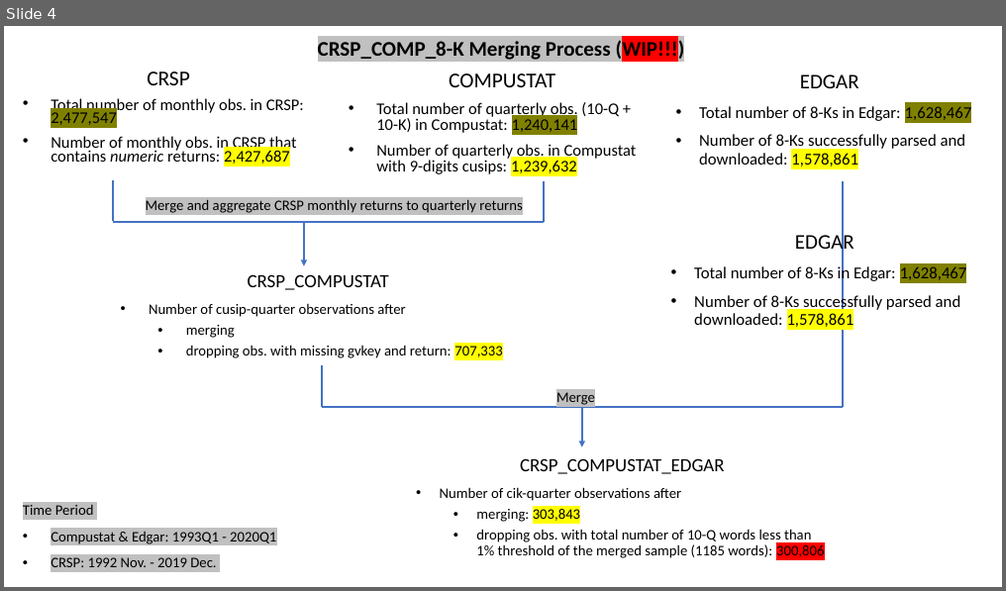
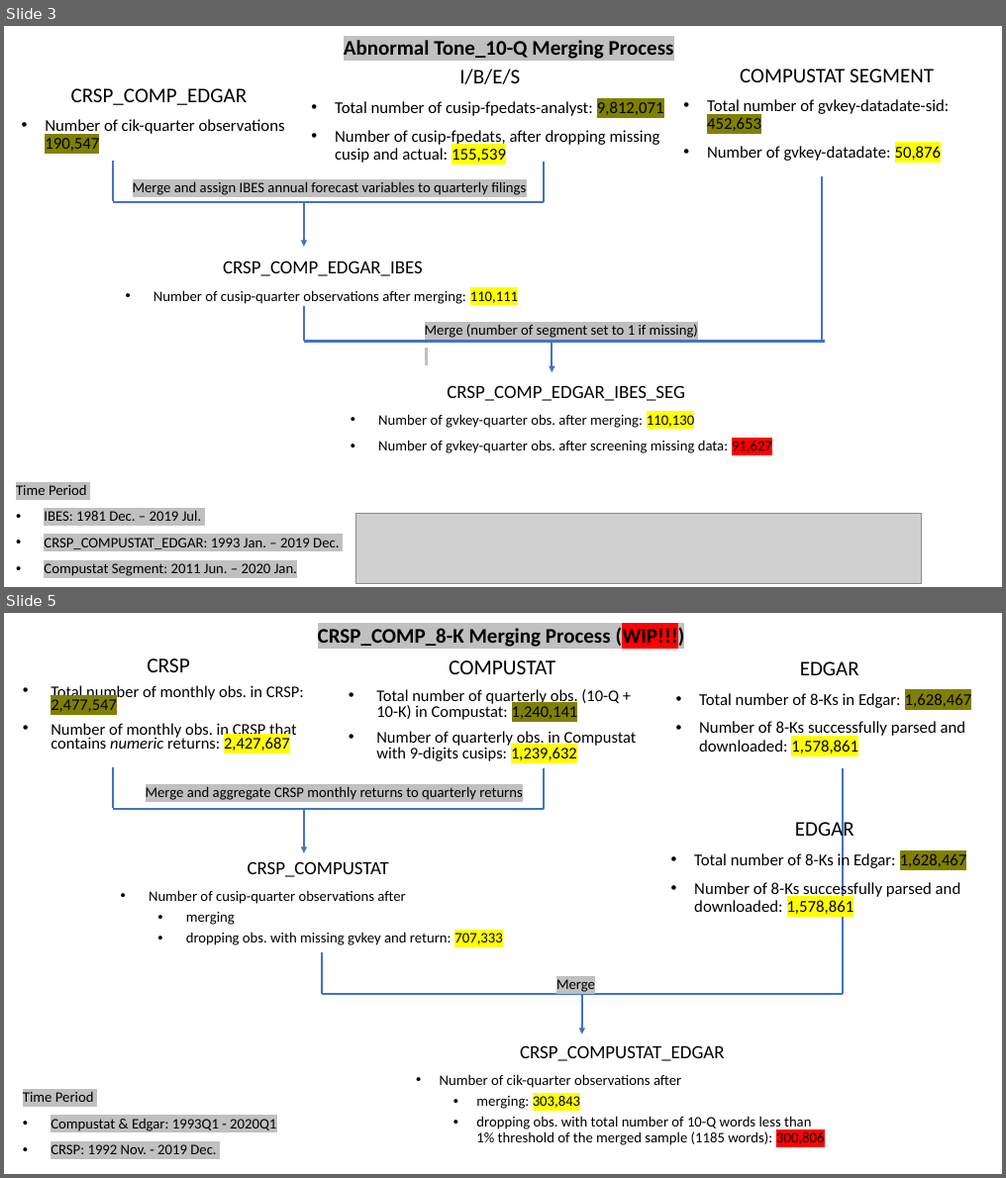
Before and after one commit to fengzhi22/narrative_conservatism, a slide deck: output/Figures.pptx. Shown one above the other, each under a label of ours: slide 4 before the commit, slides 3 and 5 after it; the slides between them are not shown. The pictures are 1006x591 and 1006x1178 pixels, drawn with LibreOffice and Linux fonts; fonts in the diff are those of the drawing; grey boxes stand for pictures. Boxes give left, top, right and bottom in pixels: in the first picture for what was removed or moved away, otherwise in the second. Text is boxed around its words. In the diff, an @@ line names an element or a change of style, - is before the commit and + after.

```diff
--- a/output/Figures.pptx
+++ b/output/Figures.pptx
@@ slide 3 added at (4,26,1002,587), background #FFFFFF @@
@@ text added at (344,40,674,62), 20 pt, text #000000, bold @@
+Abnormal Tone_10-Q Merging Process
@@ text added at (335,69,664,163), 16 pt, text #000000 @@
+I/B/E/S
+• Total number of cusip-fpedats-analyst: 9,812,071
+• Number of cusip-fpedats, after dropping missing cusip and actual: 155,539
@@ text added at (707,69,948,162), 16 pt, text #000000 @@
+COMPUSTAT SEGMENT
+• Total number of gvkey-datadate-sid: 452,653
+• Number of gvkey-datadate: 50,876
@@ text added at (45,88,285,151), 16 pt, text #000000 @@
+CRSP_COMP_EDGAR
+• Number of cik-quarter observations 190,547
@@ text added at (133,181,526,195), 14 pt, text #000000 @@
+Merge and assign IBES annual forecast variables to quarterly filings
@@ group added at (113,161,544,247): 3 lines, 1 arrow @@
@@ text added at (153,261,518,304), 14 pt, text #000000 @@
+CRSP_COMP_EDGAR_IBES
+• Number of cusip-quarter observations after merging: 110,111
@@ text added at (425,324,698,338), 14 pt, text #000000 @@
+Merge (number of segment set to 1 if missing)
@@ group added at (304,177,826,372): 3 lines, 1 arrow @@
@@ text added at (378,385,772,454), 14 pt, text #000000 @@
+CRSP_COMP_EDGAR_IBES_SEG
+• Number of gvkey-quarter obs. after merging: 110,130
+• Number of gvkey-quarter obs. after screening missing data: 91,627
@@ text added at (16,485,339,576), 14 pt, text #000000 @@
+Time Period
+• IBES: 1981 Dec. – 2019 Jul.
+• CRSP_COMPUSTAT_EDGAR: 1993 Jan. – 2019 Dec.
+• Compustat Segment: 2011 Jun. – 2020 Jan.
@@ picture added at (355,513,921,583) @@
@@ what was slide 4 is now slide 5 @@
```
Also in this commit, not shown: 3 slides changed, 14 other files.
